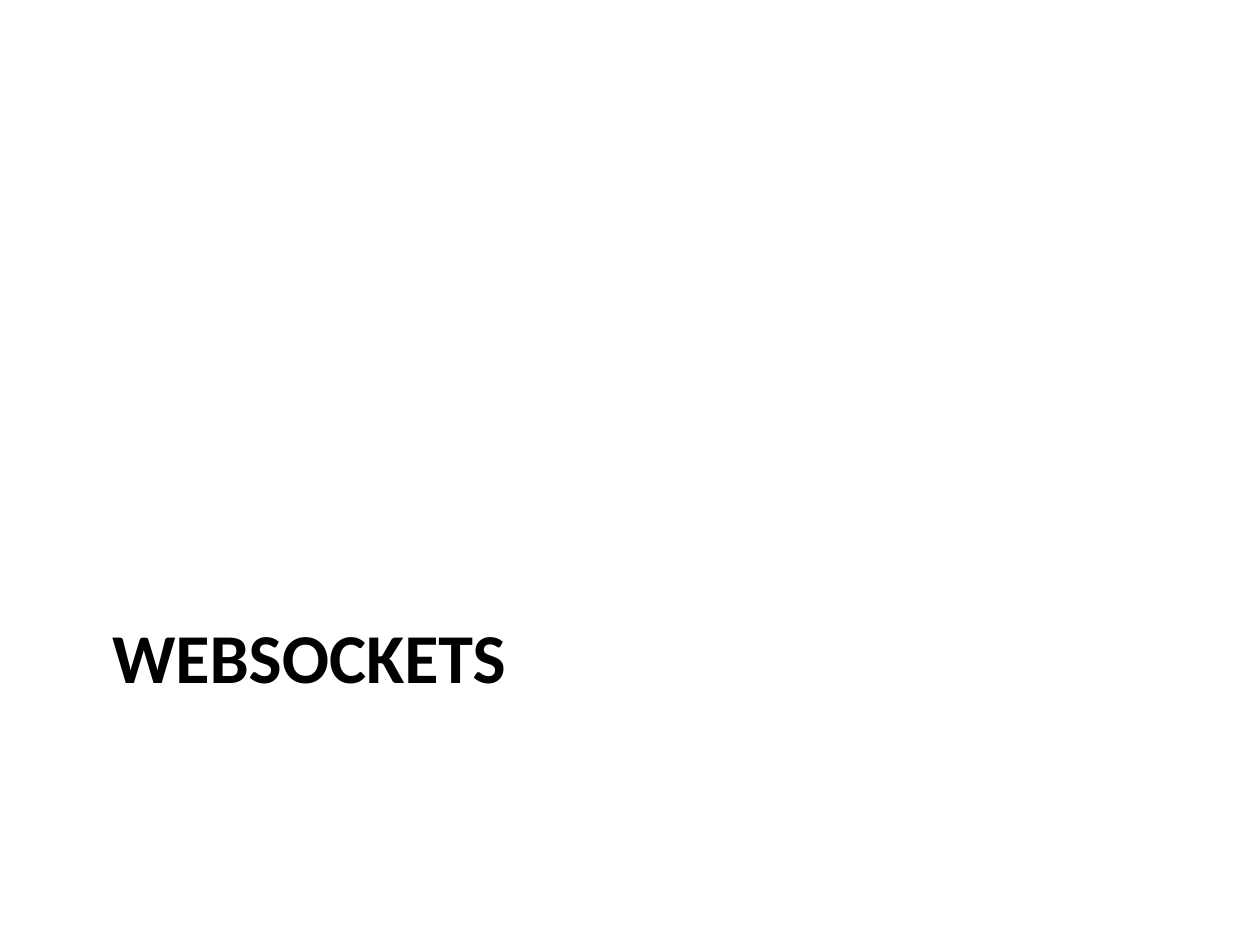
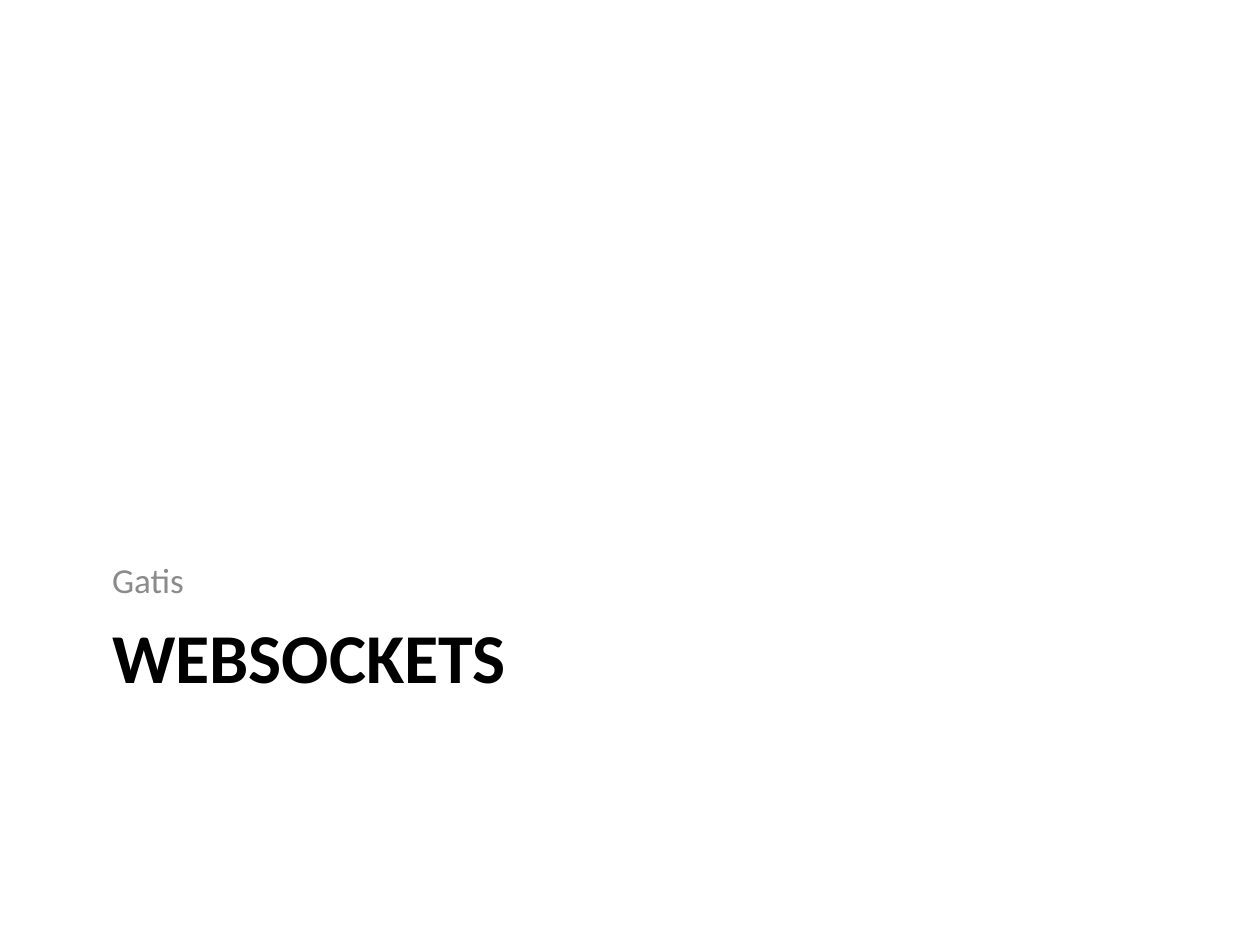
Before and after one commit to valdisxp1/websockets_samples, a slide deck: slide 9 of Atmoshere_and_websockets.pptx (slide 6 before the commit). Drawn at 1260x945 pixels with LibreOffice and Linux fonts; fonts in the diff are those of the drawing. Boxes give left, top, right and bottom in pixels: in the first picture for what was removed or moved away, otherwise in the second. Text is boxed around its words. In the diff, an @@ line names an element or a change of style, - is before the commit and + after.

```diff
--- a/Atmoshere_and_websockets.pptx
+++ b/Atmoshere_and_websockets.pptx
@@ text added at (112, 569, 184, 593), 20 pt, text #8C8C8C @@
+Gatis
```
Also in this commit, not shown: 1 other slide changed, 8 slides added, 4 slides removed.
